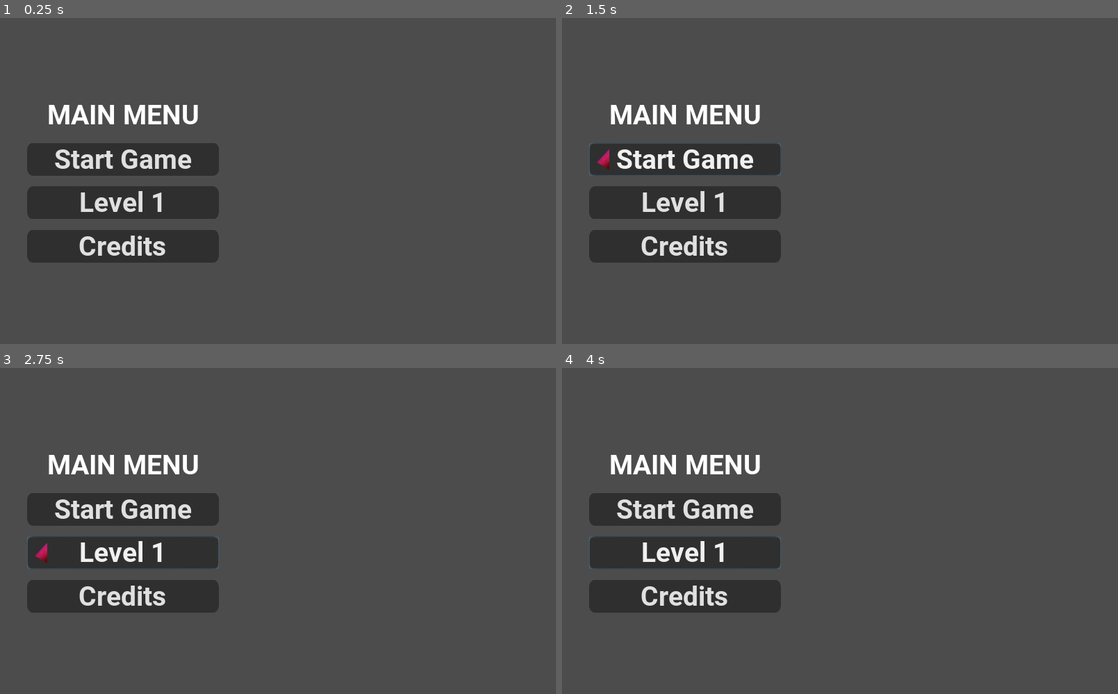
Above: before the commit, frames 1-4 (two rows, left to right).
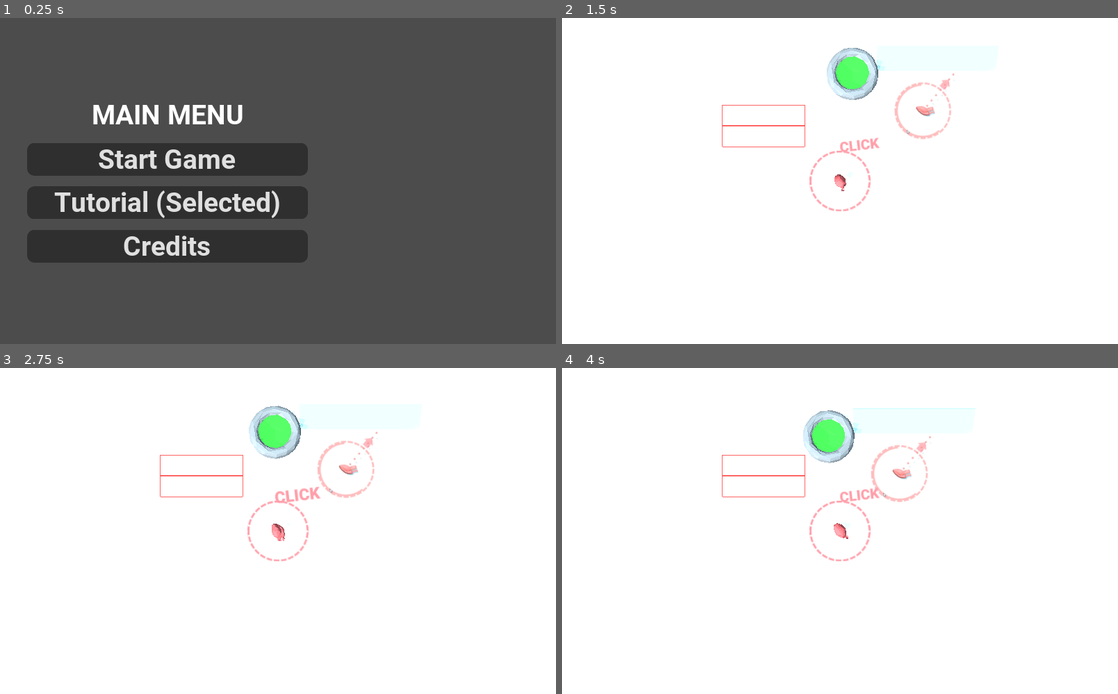
Above: after the commit, the same moments.

Repository: CaptainProton42/ldjam46
Game: Godot game, scene res://Menu.tscn
Same seed, same stepped clock (60 frames per second), same inputs: the game is played once before the commit and once after it. This scene is started directly instead of the project's main scene.
Inputs (mouse positions are in pixels of both pictures, inside the frame that each line leads up to):
- Up to frame 1 (0.25 s): no input
- Up to frame 2 (1.5 s): click "Start Game" at 0.5 s; click (684, 158) at 1.25 s, where only the run before the commit has a clickable "Start Game"
- Up to frame 3 (2.75 s): click (122, 553) at 2 s, where only the run before the commit has a clickable "Level 1"
- Up to frame 4 (4 s): click (684, 553) at 2.75 s, where only the run before the commit has a clickable "Level 1"; tap Space (goto_checkpoint) at 3.5 s; move the mouse to (962, 514) at 3.52 s; press the mouse at (962, 514) at 3.53 s; hold W (forward) from 3.53 s (still down)

The runs differ from the first frame. In frame 1, 8.6% of the frame differs, in the area x 5-56%, y 26-76%; in frame 2, 99%; in frame 3, 99%, in the area x 0-100%, y 0-100%; in frame 4, 99%.
Error before the commit: Attempt to call function 'hide' in base 'null instance' on a null instance. (res://Menu.gd:20)

Commit message:
updated level & menu

Diff:
--- a/Level1.tscn
+++ b/Level1.tscn
@@ -602,14 +602,17 @@
 [node name="Jumppad" parent="." instance=ExtResource( 16 )]
 transform = Transform( -1, 0, -3.89414e-07, 0, 1, 0, 3.89414e-07, 0, -1, 21.3759, 0.142151, -0.00768745 )
 forceHeart = 11.0
+forceVector = Vector3( 0.5, 1, 0 )
 
 [node name="Jumppad5" parent="." instance=ExtResource( 16 )]
 transform = Transform( -1, 0, -3.89414e-07, 0, 1, 0, 3.89414e-07, 0, -1, 22.471, 0.142151, 1.65985 )
 forceHeart = 11.0
+forceVector = Vector3( 0.5, 1, 0 )
 
 [node name="Jumppad4" parent="." instance=ExtResource( 16 )]
 transform = Transform( -1, 0, -3.89414e-07, 0, 1, 0, 3.89414e-07, 0, -1, 22.7349, 0.142151, -1.27159 )
 forceHeart = 11.0
+forceVector = Vector3( 0.5, 1, 0 )
 
 [node name="TrashCan" parent="." instance=ExtResource( 15 )]
 transform = Transform( 1, 0, 0, 0, 1, 0, 0, 0, 1, 12.6406, 0.664369, 5.94822 )
@@ -905,11 +908,18 @@
 
 [node name="Jumppad2" parent="." instance=ExtResource( 16 )]
 transform = Transform( 1, 0, 0, 0, 1, 0, 0, 0, 1, -56.0827, 0.2, 42.8346 )
-forceHeart = 7.0
+forceHeart = 11.0
+forceVector = Vector3( 0, 1, -0.2 )
 
 [node name="Jumppad3" parent="." instance=ExtResource( 16 )]
 transform = Transform( 1, 0, 0, 0, 1, 0, 0, 0, 1, -43.2002, 0.2, 35.6948 )
 forceHeart = 8.0
+forceVector = Vector3( 0, 1, 0.2 )
+
+[node name="Jumppad6" parent="." instance=ExtResource( 16 )]
+transform = Transform( 1, 0, 0, 0, 1, 0, 0, 0, 1, -50.1019, 0.2, 8.42479 )
+forceHeart = 11.0
+forceVector = Vector3( 0, 1, -0.2 )
 
 [node name="Arrow2" parent="." instance=ExtResource( 18 )]
 transform = Transform( -1, 0, -3.25841e-07, 0, 1, 0, 3.25841e-07, 0, -1, -56.1294, 0.8, 29.0864 )
--- a/LevelMenu.gd
+++ b/LevelMenu.gd
@@ -9,7 +9,7 @@
 
 # Called when the node enters the scene tree for the first time.
 func _ready():
-	var level_list = [["Level 1", true, "Levelname"], ["Level 2", true, "Levelname"], ["Level 3", true, "Levelname"], ["Level 4", false, "Levelname"], ["Level 5", false, "Levelname"], ["Level 6", false, "Levelname"], ["Level 7", false, "Levelname"], ["Level 8", false, "Levelname"]]
+	var level_list = [["Tutorial", false, "TutorialLevel"], ["Level 1", false, "Level1"]]
 
 	var parent = get_node("MarginContainer/ScrollContainer/VBoxContainer/VBoxContainer/")
 
@@ -23,7 +23,7 @@
 			c_line += 1
 		else:
 			c_line = 0
-		c_node.add_child(createLevelButton(level_e[0], level_e[1]))
+		c_node.add_child(createLevelButton(level_e[0], level_e[2], level_e[1]))
 
 ## Called every frame. 'delta' is the elapsed time since the previous frame.
 func _process(delta):
@@ -32,12 +32,18 @@
 func _on_BackButton_pressed():
 	hide()
 
-func createLevelButton(text, is_complete = false):
+func on_LevelButton_pressed(leveldisplay, levelname):
+	get_node("../MainMenu").leveldisplay = leveldisplay
+	get_node("../MainMenu").levelname = levelname
+	hide()
+
+func createLevelButton(text, levelname, is_complete = false):
 	var levelButton = Button.new()
 	if is_complete:
 		levelButton.add_stylebox_override("normal", level_complete_style)
 	else:
 		levelButton.add_stylebox_override("normal", level_style)
 	levelButton.text = text
+	levelButton.connect("button_down", self, "on_LevelButton_pressed", [text, levelname])
 	levelButton.update()
 	return levelButton
--- a/Menu.gd
+++ b/Menu.gd
@@ -4,27 +4,32 @@
 # Declare member variables here. Examples:
 # var a = 2
 # var b = "text"
+export var leveldisplay = "Tutorial"
+export var levelname = "TutorialLevel"
+
+var level_button
 
 # Called when the node enters the scene tree for the first time.
 func _ready():
-	pass # Replace with function body.
+	level_button = get_node("MenuContainer/HSplitContainer/VBoxContainer/ButtonSelectLevel")
+	level_button.text = leveldisplay
 
 
 # Called every frame. 'delta' is the elapsed time since the previous frame.
-#func _process(delta):
-#	pass
+func _process(delta):
+	level_button.text = leveldisplay + " (Selected)"
 
 
 func _on_ButtonStart_pressed():
-	var nodeBackground = get_node("../Background")
-	nodeBackground.hide()
+	#var nodeBackground = get_node("../Background")
+	#nodeBackground.hide()
 
-	var nodeHeart = get_node("../Heart")
-	nodeHeart.menuActive = false
+	#var nodeHeart = get_node("../Heart")
+	#nodeHeart.menuActive = false
 
+	get_tree().change_scene("res://" + levelname + ".tscn")
 	#var nodeContainer = get_node("MenuContainer")
 	#nodeContainer.hide()
-	hide()
 
 func _on_ButtonSelectLevel_pressed():
 	var nodeLevelMenu = get_node("../LevelMenu")
--- a/MenuTest.tscn
+++ b/StartMenu.tscn
@@ -1,14 +1,14 @@
 [gd_scene load_steps=11 format=2]
 
-[ext_resource path="res://shaders/MenuShader.tres" type="Material" id=1]
-[ext_resource path="res://Menu.tscn" type="PackedScene" id=2]
-[ext_resource path="res://MenuScale.gd" type="Script" id=3]
-[ext_resource path="res://meshes/untitled.obj" type="ArrayMesh" id=4]
-[ext_resource path="res://materials/red.tres" type="Material" id=5]
-[ext_resource path="res://LevelMenu.tscn" type="PackedScene" id=6]
+[ext_resource path="res://MenuScale.gd" type="Script" id=1]
+[ext_resource path="res://materials/red.tres" type="Material" id=2]
+[ext_resource path="res://meshes/untitled.obj" type="ArrayMesh" id=3]
+[ext_resource path="res://Menu.tscn" type="PackedScene" id=4]
+[ext_resource path="res://LevelMenu.tscn" type="PackedScene" id=5]
+[ext_resource path="res://shaders/MenuShader.tres" type="Material" id=6]
 
 [sub_resource type="QuadMesh" id=1]
-material = ExtResource( 1 )
+material = ExtResource( 6 )
 size = Vector2( 90, 50 )
 
 [sub_resource type="Environment" id=2]
Not shown: 3 places in StartMenu.tscn that only renumber resources
